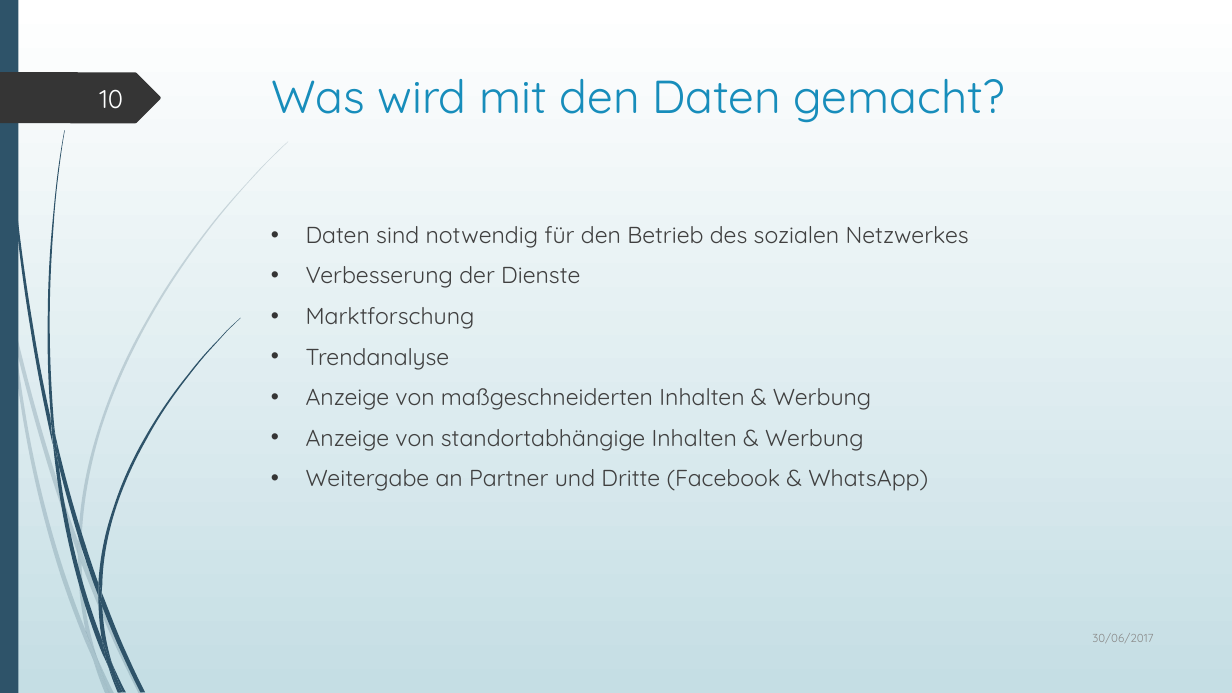
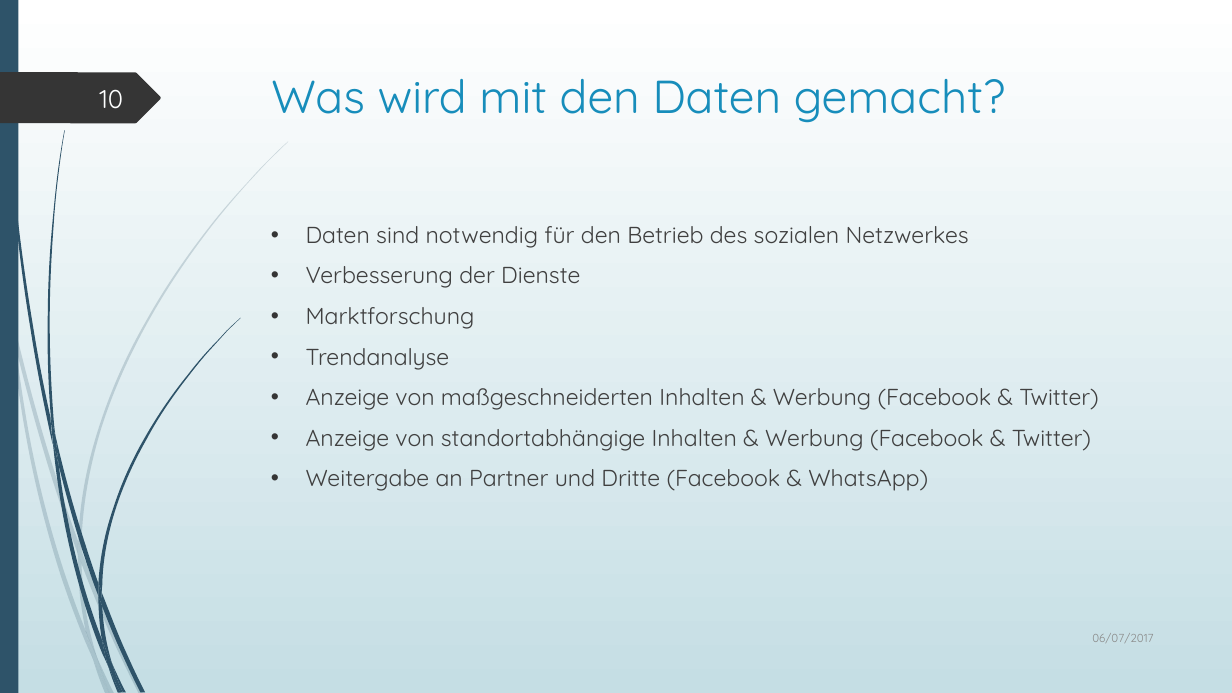
Before and after one commit to Jerobeam/Datenschutz-in-sozialen-Netzwerken, a slide deck: slide 10 of Praesentation/Nationale und internationale Datenschutzregelungen in sozialen Netzwerken.pptx. Drawn at 1232x693 pixels with LibreOffice and Linux fonts; fonts in the diff are those of the drawing. Boxes give left, top, right and bottom in pixels: in the first picture for what was removed or moved away, otherwise in the second. Text is boxed around its words. In the diff, an @@ line names an element or a change of style, - is before the commit and + after.

```diff
--- a/Praesentation/Nationale und internationale Datenschutzregelungen in sozialen Netzwerken.pptx
+++ b/Praesentation/Nationale und internationale Datenschutzregelungen in sozialen Netzwerken.pptx
@@ text at (x1=306, y1=388, x2=1098, y2=451): text changed @@
-• Anzeige von maßgeschneiderten Inhalten & Werbung
-• Anzeige von standortabhängige Inhalten & Werbung
+• Anzeige von maßgeschneiderten Inhalten & Werbung (Facebook & Twitter)
+• Anzeige von standortabhängige Inhalten & Werbung (Facebook & Twitter)
@@ text at (x1=1092, y1=633, x2=1153, y2=642): text changed @@
-30/06/2017
+06/07/2017
```
Also in this commit, not shown: 19 other slides changed.
